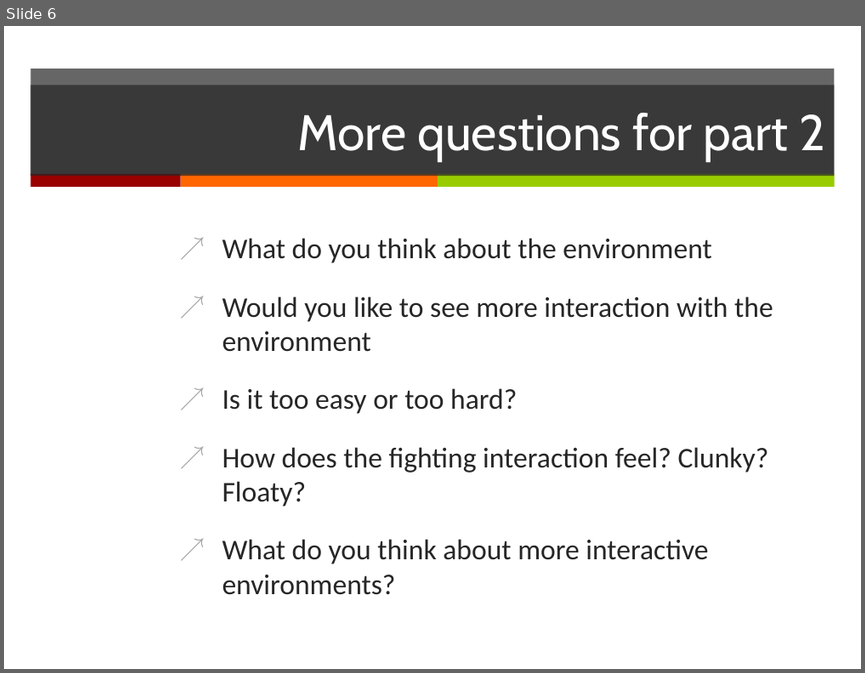
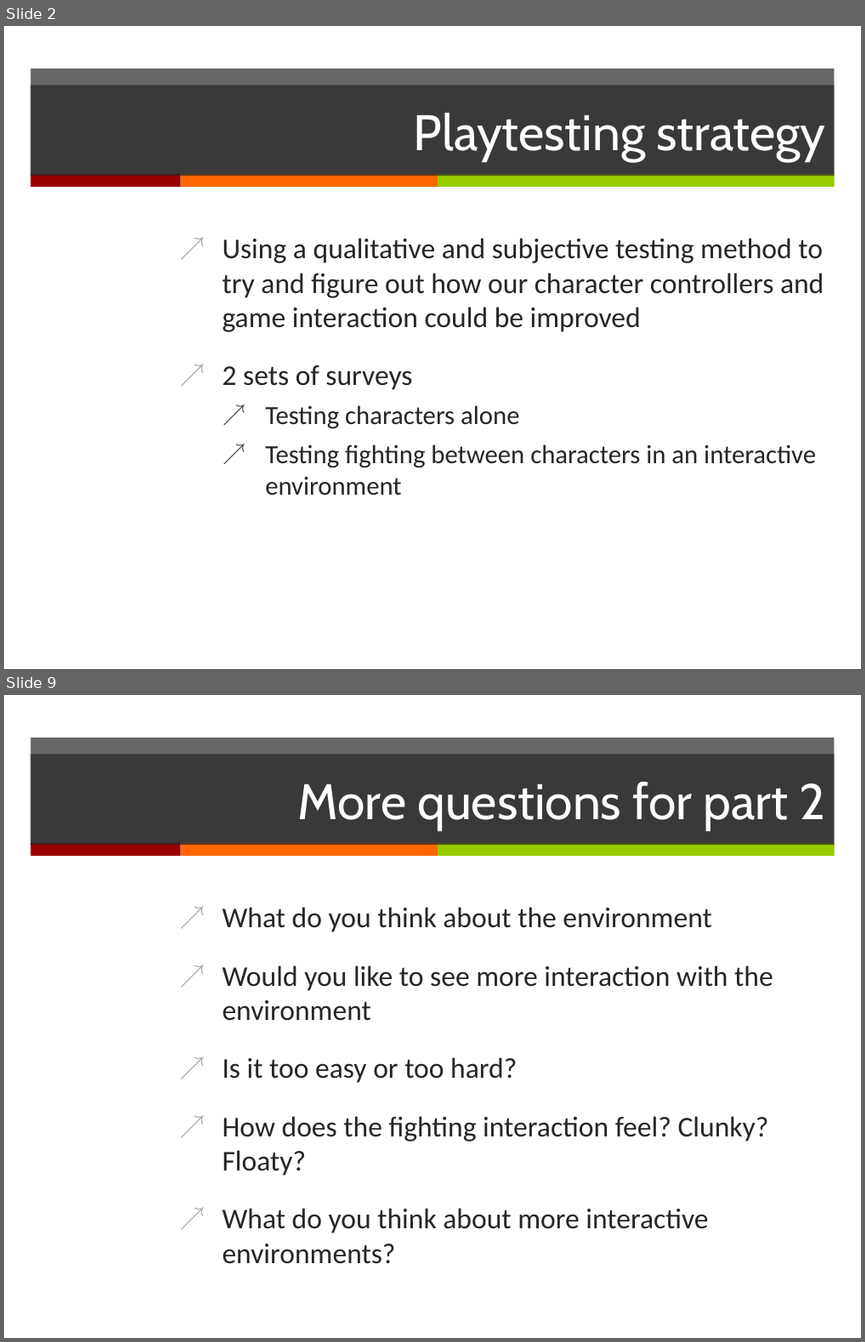
Before and after one commit to JELGT2011/Wizards-Of-Dos, a slide deck: P1.pptx. Shown one above the other, each under a label of ours: slide 6 before the commit, slides 2 and 9 after it; the slides between them are not shown. The pictures are 865x673 and 865x1342 pixels, drawn with LibreOffice and Linux fonts; fonts in the diff are those of the drawing. Boxes give left, top, right and bottom in pixels: in the first picture for what was removed or moved away, otherwise in the second. Text is boxed around its words. In the diff, an @@ line names an element or a change of style, - is before the commit and + after.

```diff
--- a/P1.pptx
+++ b/P1.pptx
@@ slide 2 added at [4, 26, 861, 669], background #FFFFFF; not listed: 4 template elements that a slide beside it also shows @@
@@ title added at [30, 86, 834, 176], fill #262626 at 70% opacity, 42 pt, text #FFFFFF @@
+Playtesting strategy
@@ text added at [222, 238, 823, 495], 24 pt, text #262626 @@
+↗ Using a qualitative and subjective testing method to try and figure out how our character controllers and game interaction could be improved
+↗ 2 sets of surveys
+  ↗ Testing characters alone
+  ↗ Testing fighting between characters in an interactive environment
@@ what was slide 6 is now slide 9 @@
```
Also in this commit, not shown: 5 slides changed, 7 other slides added.
